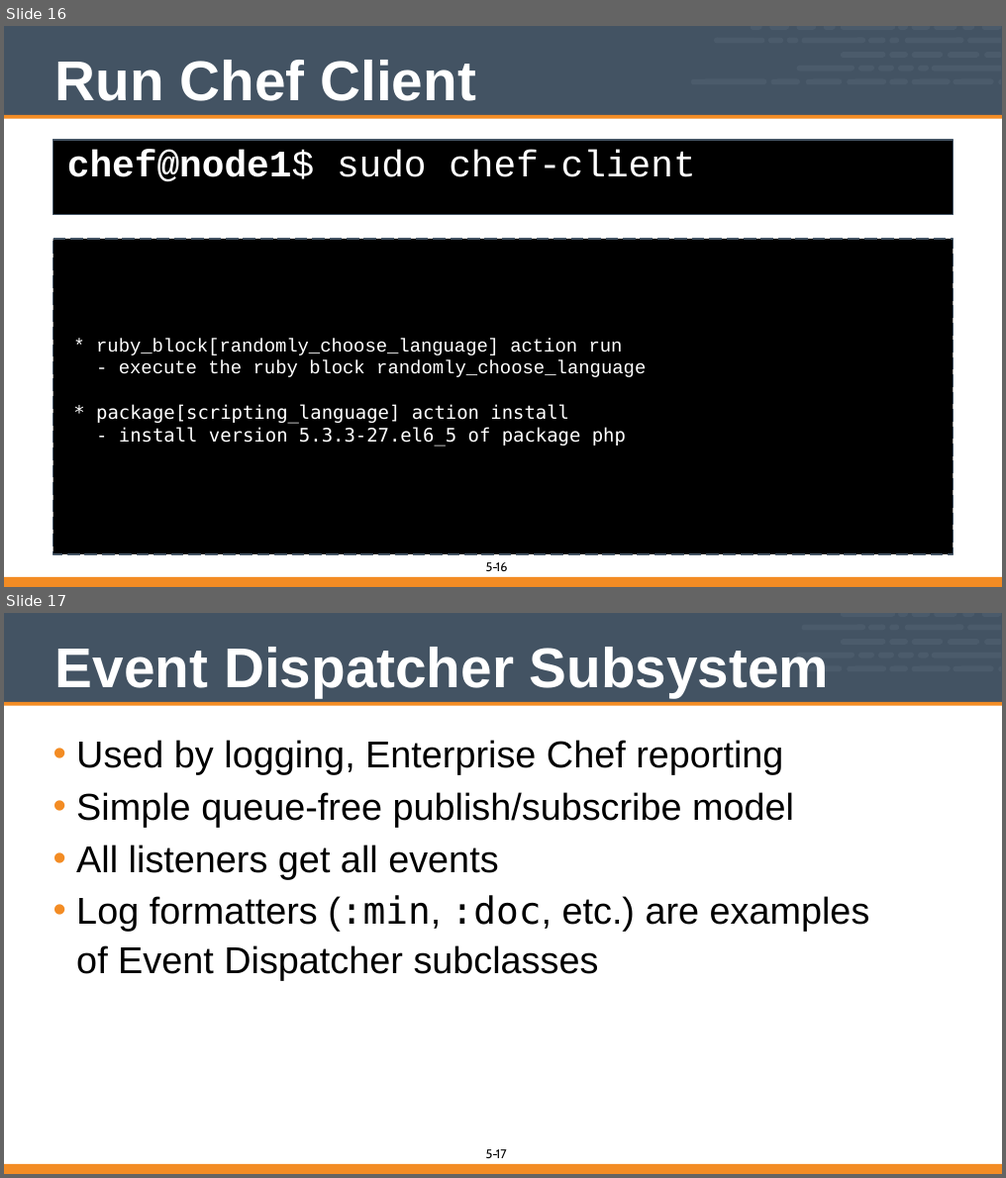
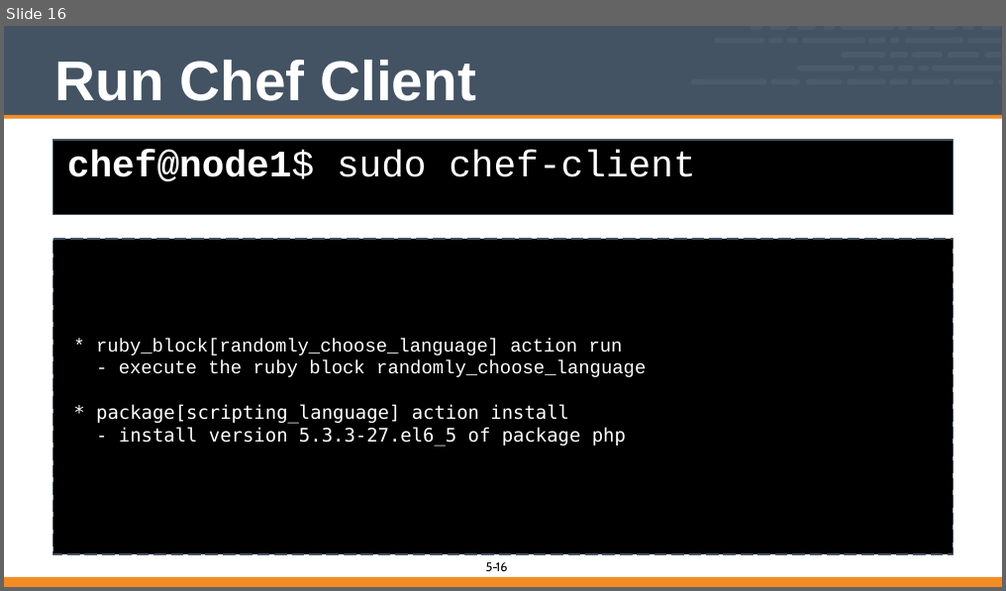
Before and after one commit to vinyar/chef-intermediate, a slide deck: 05-chef_client_run_internals.pptx. Shown one above the other, each under a label of ours: slides 16 and 17 before the commit, slide 16 after it. The pictures are 1006x1178 and 1006x591 pixels, drawn with LibreOffice and Linux fonts; fonts in the diff are those of the drawing. Boxes give left, top, right and bottom in pixels: in the first picture for what was removed or moved away, otherwise in the second. Text is boxed around its words. In the diff, an @@ line names an element or a change of style, - is before the commit and + after.

Commit message:
Updated chef-client run internals
* Really removed all references to event dispatch because it is not used anywere in any code.
* Updated the formatting of the code to be more Ruby friendly
* Changed the fonts from Courier New to Courier

```diff
--- a/05-chef_client_run_internals.pptx
+++ b/05-chef_client_run_internals.pptx
@@ slide 17 removed at bbox=[4, 613, 1002, 1174], background #FFFFFF; not listed: 2 template elements that a slide beside it also shows @@
@@ freeform shape removed at bbox=[802, 624, 865, 630] @@
@@ freeform shape removed at bbox=[841, 613, 895, 617] @@
@@ freeform shape removed at bbox=[841, 639, 885, 645] @@
@@ freeform shape removed at bbox=[868, 624, 886, 630] @@
@@ freeform shape removed at bbox=[889, 624, 899, 630] @@
@@ freeform shape removed at bbox=[889, 639, 908, 645] @@
@@ freeform shape removed at bbox=[898, 613, 908, 617] @@
@@ freeform shape removed at bbox=[905, 624, 963, 630] @@
@@ freeform shape removed at bbox=[912, 613, 930, 617] @@
@@ freeform shape removed at bbox=[912, 639, 943, 645] @@
@@ freeform shape removed at bbox=[934, 613, 956, 617] @@
@@ freeform shape removed at bbox=[947, 639, 979, 645] @@
@@ freeform shape removed at bbox=[962, 613, 974, 617] @@
@@ freeform shape removed at bbox=[967, 624, 1001, 630] @@
@@ freeform shape removed at bbox=[982, 613, 1001, 617] @@
@@ freeform shape removed at bbox=[984, 639, 1001, 645] @@
@@ title removed at bbox=[55, 647, 829, 697] @@
-Event Dispatcher Subsystem
@@ freeform shape removed at bbox=[797, 653, 854, 658] @@
@@ freeform shape removed at bbox=[806, 665, 842, 671] @@
@@ freeform shape removed at bbox=[846, 665, 886, 671] @@
@@ freeform shape removed at bbox=[858, 653, 914, 658] @@
@@ freeform shape removed at bbox=[889, 665, 908, 671] @@
@@ freeform shape removed at bbox=[912, 665, 950, 671] @@
@@ freeform shape removed at bbox=[918, 653, 929, 658] @@
@@ freeform shape removed at bbox=[932, 653, 1001, 658] @@
@@ freeform shape removed at bbox=[952, 665, 993, 671] @@
@@ freeform shape removed at bbox=[998, 665, 1001, 671] @@
@@ freeform shape removed at bbox=[4, 702, 1002, 706] @@
@@ text removed at bbox=[76, 740, 870, 981] @@
-• Used by logging, Enterprise Chef reporting
-• Simple queue-free publish/subscribe model
-• All listeners get all events
-• Log formatters (:min, :doc, etc.) are examples of Event Dispatcher subclasses
@@ freeform shape removed at bbox=[4, 1164, 1002, 1174] @@
@@ page number removed at bbox=[496, 1150, 507, 1158] @@
-17
```
Also in this commit, not shown: 5 slides changed, 1 other slide removed.
